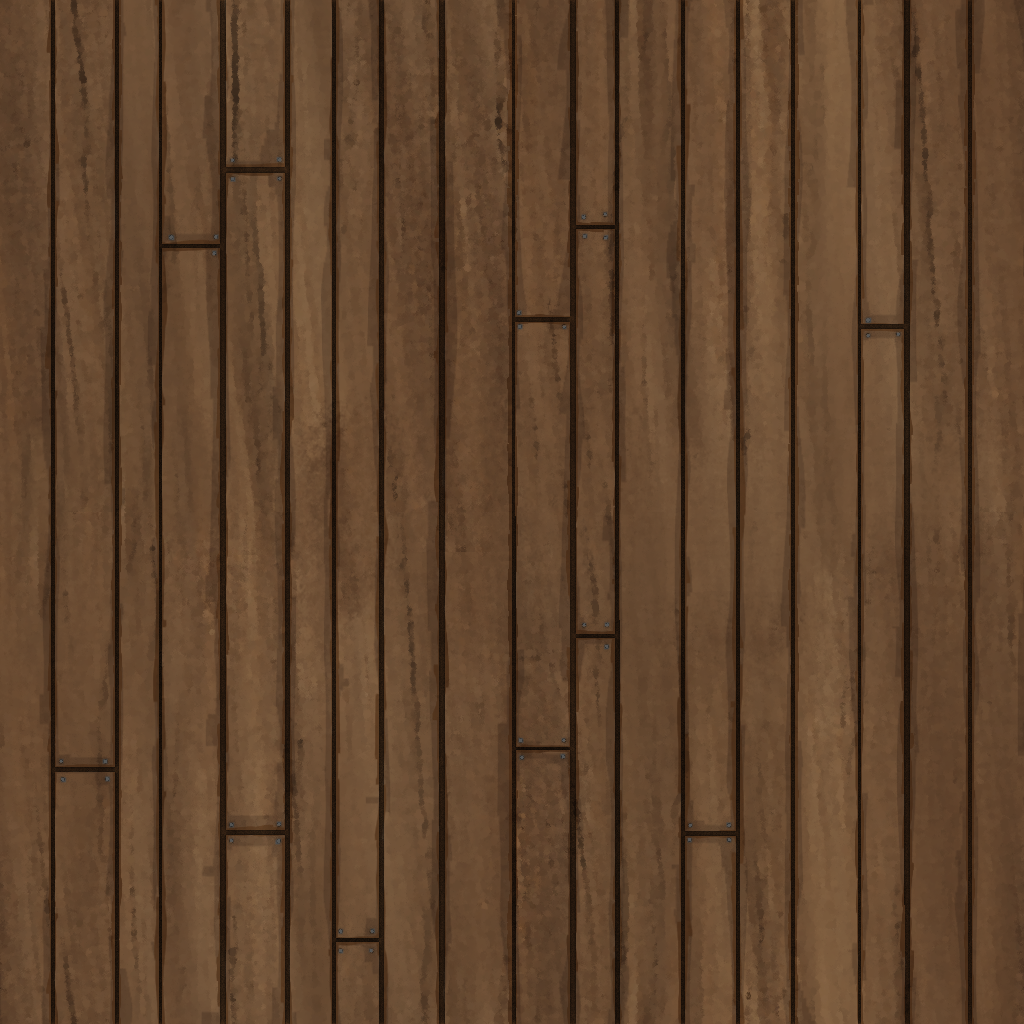
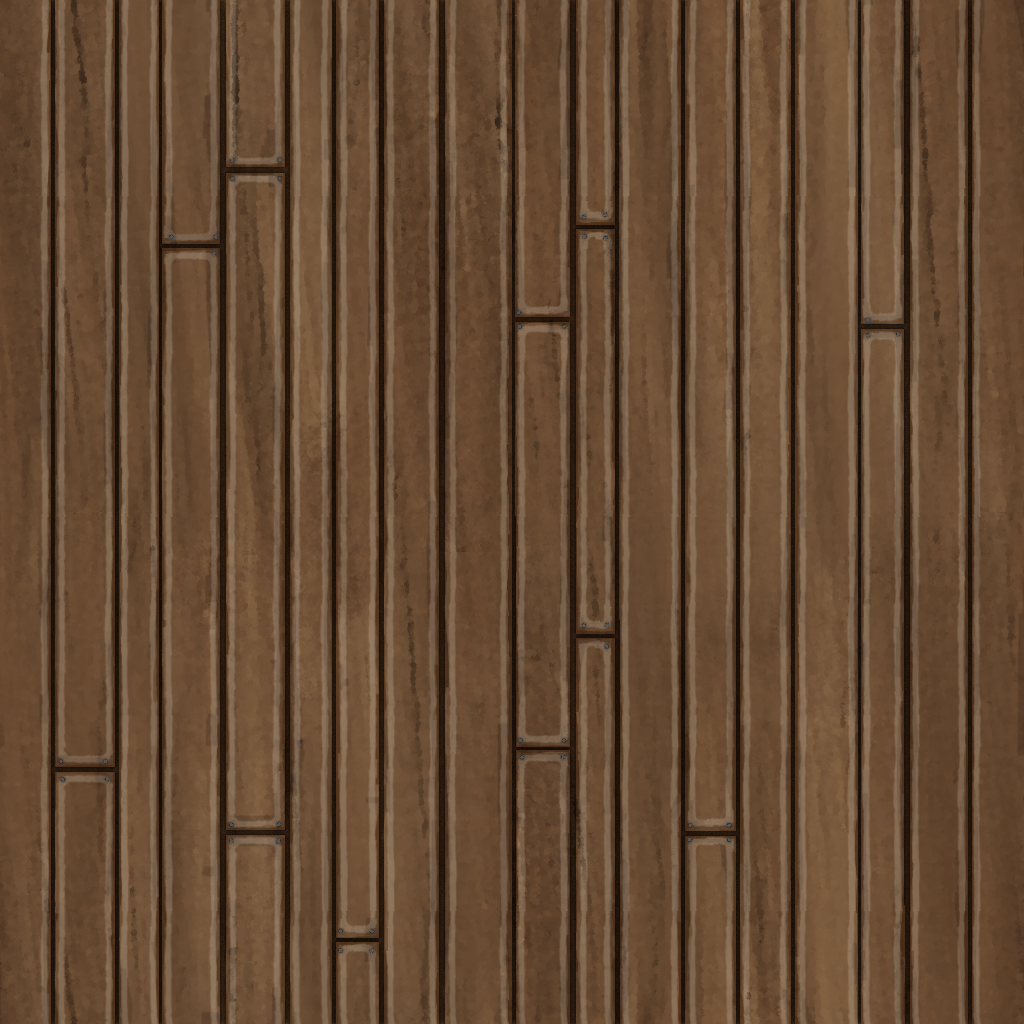
The second 1024px x 1024px image is a revision of the first. Changes to its layers:
added layer "Layer #2" (soft light, 64%) above "Layer" over [39, 0, 982, 1024]
painted on "Layer" over [384, 0, 395, 9]
